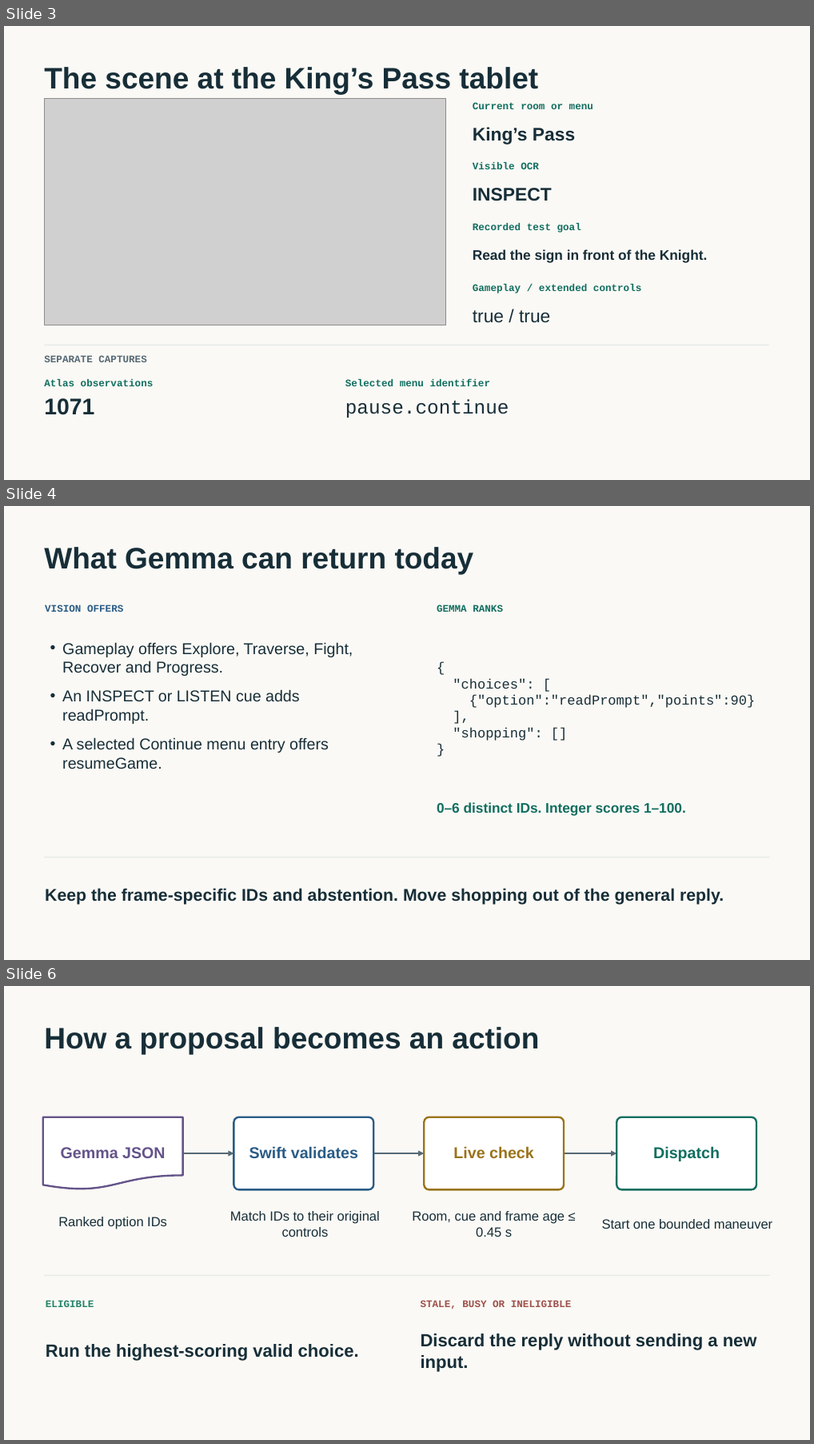
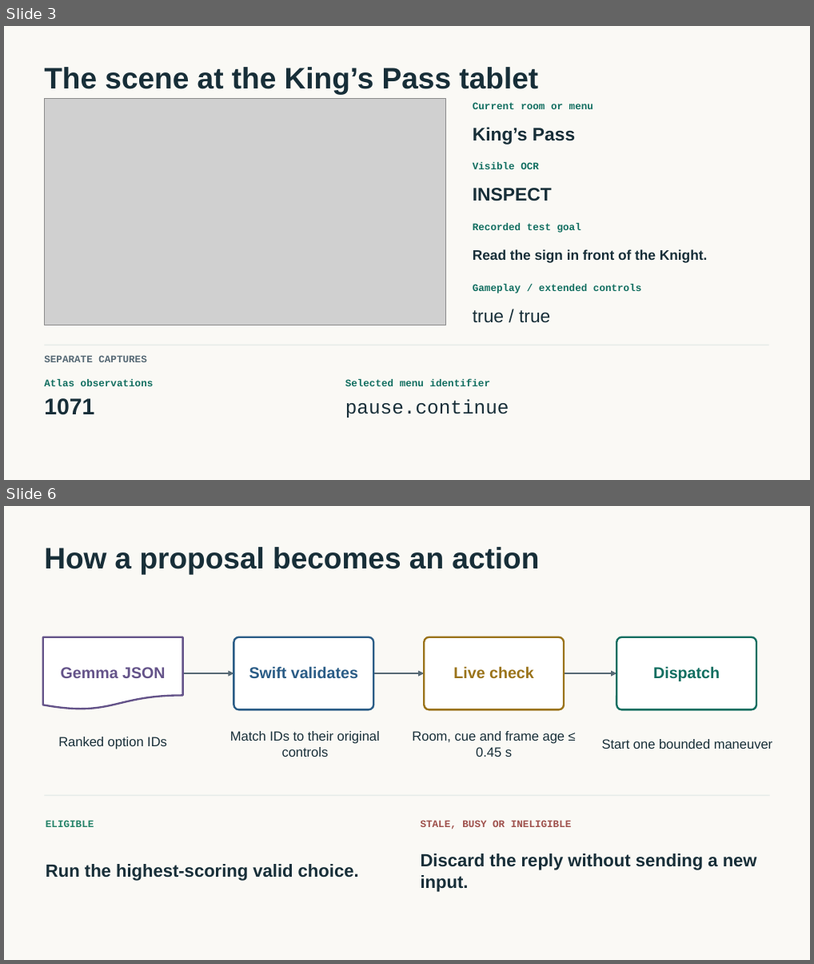
Before and after one commit to tabutyn/hollow-knight-vision, a slide deck: docs/playing-policies/playing-policies.pptx. Shown one above the other, each under a label of ours: slides 3, 4 and 6 before the commit, slides 3 and 6 after it; the slides between them are not shown. The pictures are 814x1444 and 814x964 pixels, drawn with LibreOffice and Linux fonts; fonts in the diff are those of the drawing; grey boxes stand for pictures. Boxes give left, top, right and bottom in pixels: in the first picture for what was removed or moved away, otherwise in the second. Text is boxed around its words. In the diff, an @@ line names an element or a change of style, - is before the commit and + after.

Commit message:
Bind Gemma policy scores to live targets and verify the handoff in game

```diff
--- a/docs/playing-policies/playing-policies.pptx
+++ b/docs/playing-policies/playing-policies.pptx
@@ slide 4 removed at <box>4,506,810,960</box>, background #FAF9F5 @@
@@ text removed at <box>44,547,474,574</box> @@
-What Gemma can return today
@@ text removed at <box>45,604,123,612</box> @@
-VISION OFFERS
@@ text removed at <box>437,604,503,612</box> @@
-GEMMA RANKS
@@ text removed at <box>62,642,353,769</box> @@
-• Gameplay offers Explore, Traverse, Fight, Recover and Progress.
-• An INSPECT or LISTEN cue adds readPrompt.
-• A selected Continue menu entry offers resumeGame.
@@ text removed at <box>453,678,755,740</box> @@
-{
-"choices": [
-{"option":"readPrompt","points":90}
-],
-"shopping": []
-}
@@ text removed at <box>437,802,686,816</box> @@
-0–6 distinct IDs. Integer scores 1–100.
@@ rectangle removed at <box>45,856,770,857</box> @@
@@ text removed at <box>45,888,724,904</box> @@
-Keep the frame-specific IDs and abstention. Move shopping out of the general reply.
```
Also in this commit, not shown: 3 slides changed, 9 slides added, 8 other slides removed, 33 other files.
